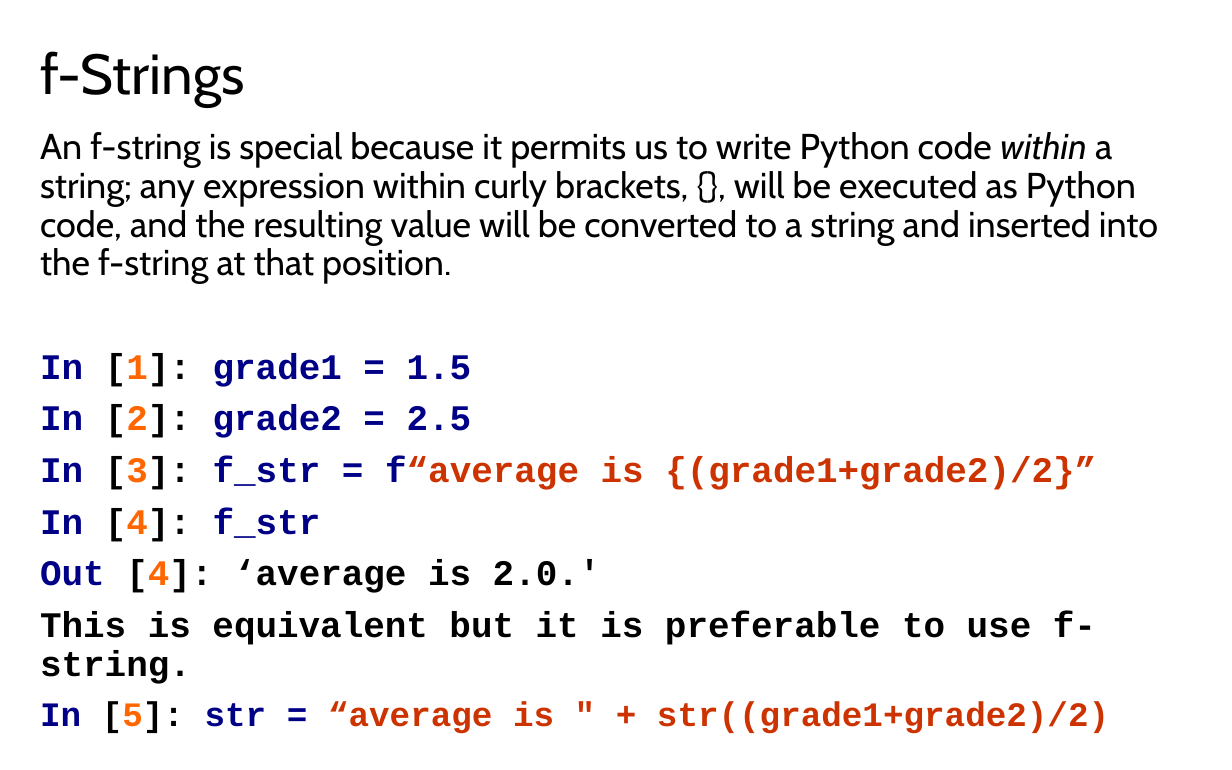
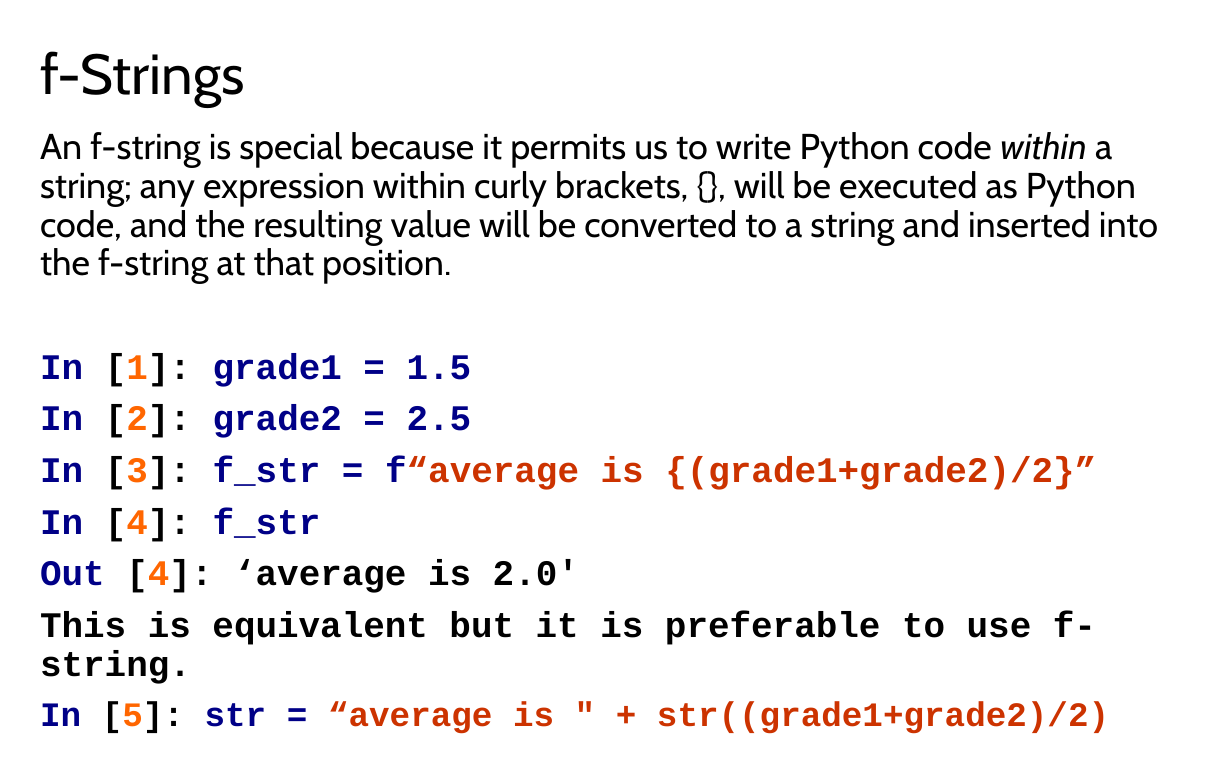
Before and after one commit to LongBaoNguyen/longbaonguyen.github.io, a slide deck: slide 15 of courses/apcsp/lect7.pptx. Drawn at 1232x770 pixels with LibreOffice and Linux fonts; fonts in the diff are those of the drawing. Boxes give left, top, right and bottom in pixels: in the first picture for what was removed or moved away, otherwise in the second. Text is boxed around its words. In the diff, an @@ line names an element or a change of style, - is before the commit and + after.

```diff
--- a/courses/apcsp/lect7.pptx
+++ b/courses/apcsp/lect7.pptx
@@ text at <box>40,560,579,593</box>: text changed @@
-Out [4]: ‘average is 2.0.'
+Out [4]: ‘average is 2.0'
```
Also in this commit, not shown: 1 other slide changed, 5 other files.
